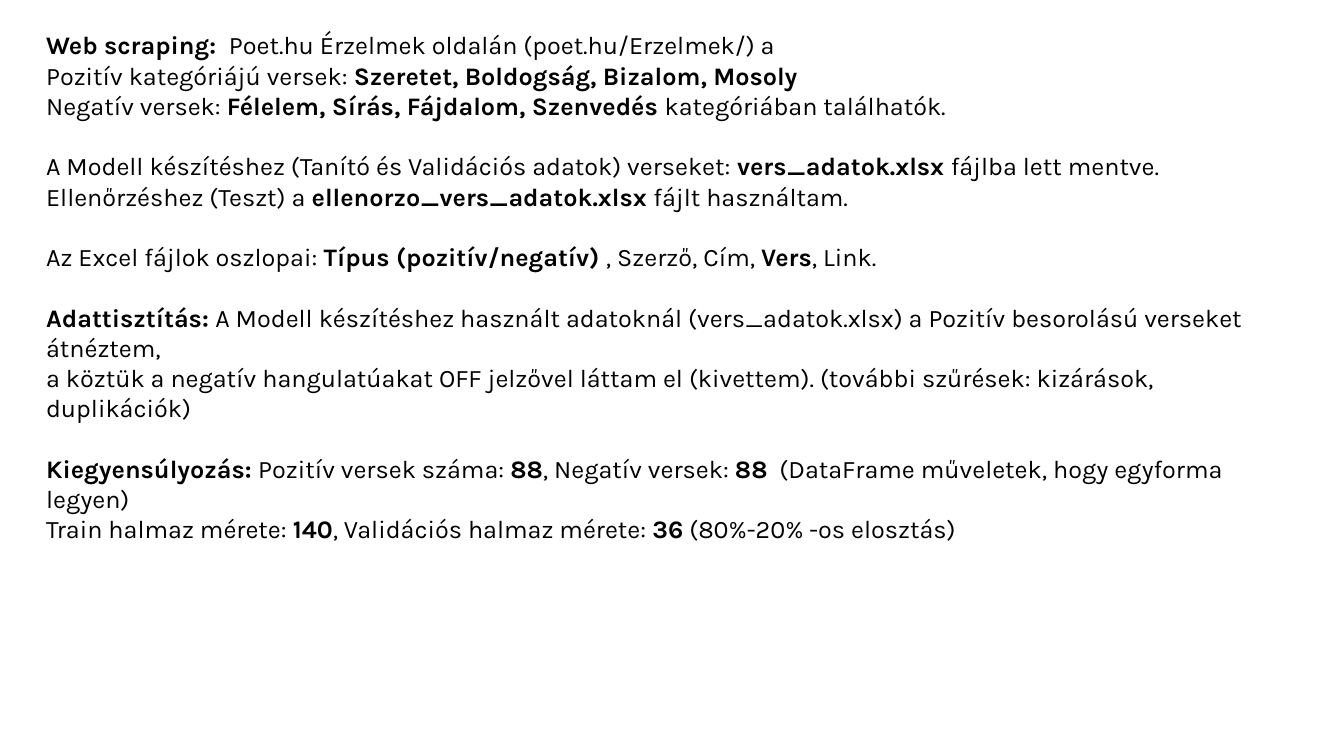
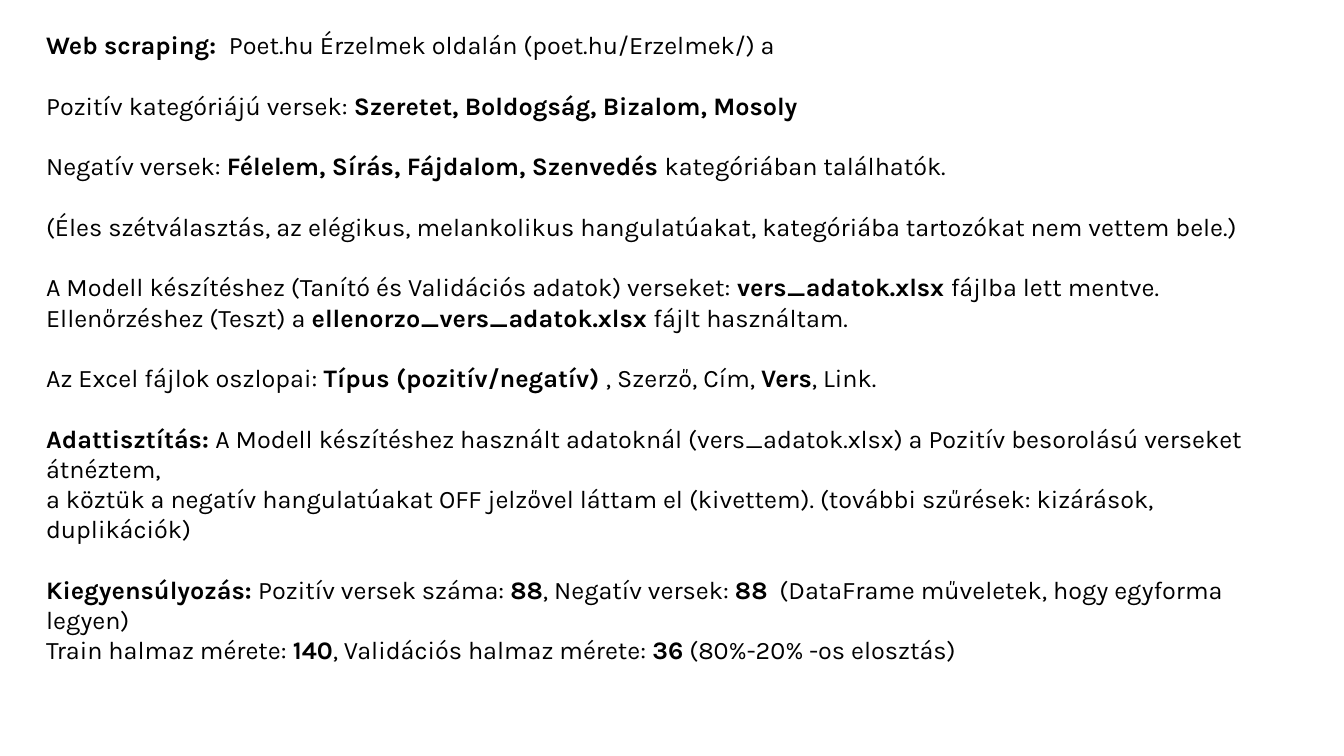
Before and after one commit to minorharpman/erzelemelemzes, a slide deck: slide 3 of Erzelemelemzes.pptx. Drawn at 1344x756 pixels with LibreOffice and Linux fonts; fonts in the diff are those of the drawing. Boxes give left, top, right and bottom in pixels: in the first picture for what was removed or moved away, otherwise in the second. Text is boxed around its words. In the diff, an @@ line names an element or a change of style, - is before the commit and + after.

```diff
--- a/Erzelemelemzes.pptx
+++ b/Erzelemelemzes.pptx
@@ text at <box>46,32,797,121</box>: text changed @@
-Web scraping: Poet.hu Érzelmek oldalán (poet.hu/Erzelmek/) a
-Pozitív kategóriájú versek: Szeretet, Boldogság, Bizalom, Mosoly
+Web scraping: Poet.hu Érzelmek oldalán (poet.hu/Erzelmek/) a
+Pozitív kategóriájú versek: Szeretet, Boldogság, Bizalom, Mosoly
@@ text at <box>46,213,1236,242</box>: paragraph added @@
+(Éles szétválasztás, az elégikus, melankolikus hangulatúakat, kategóriába tartozókat nem vettem bele.)
```
Also in this commit, not shown: 5 other slides changed, 3 slides added, 1 other file.
